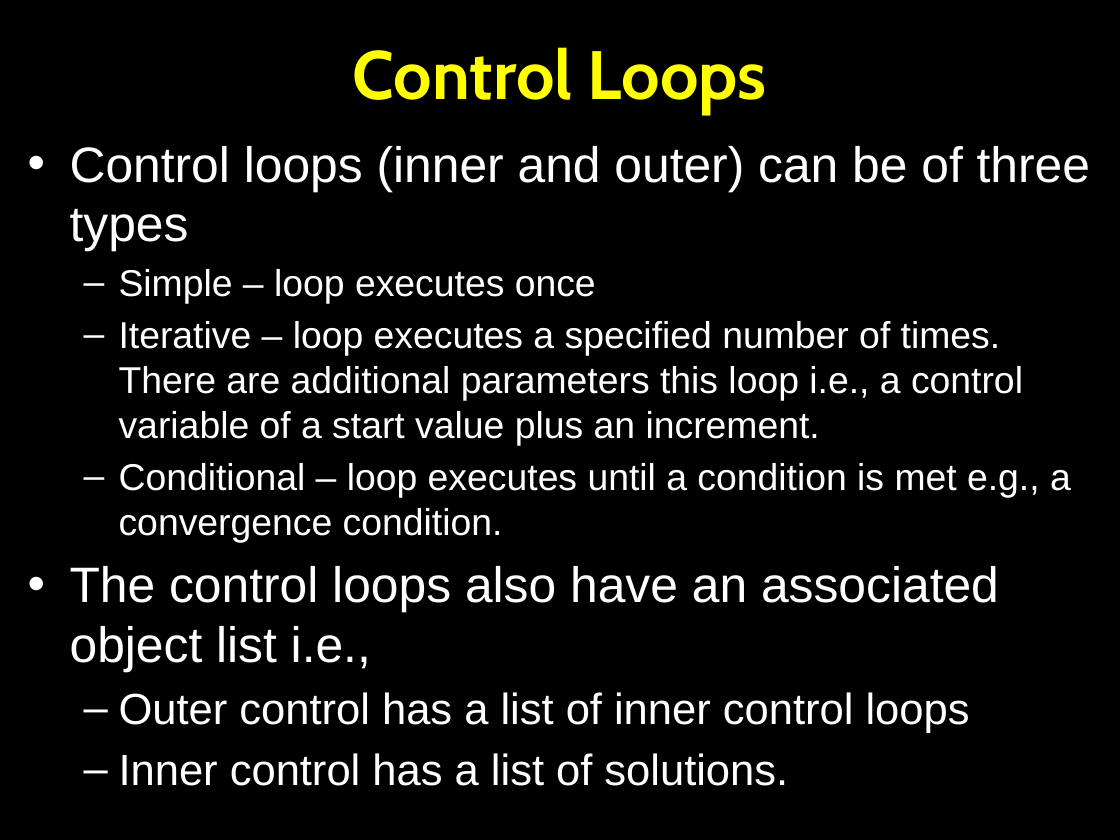
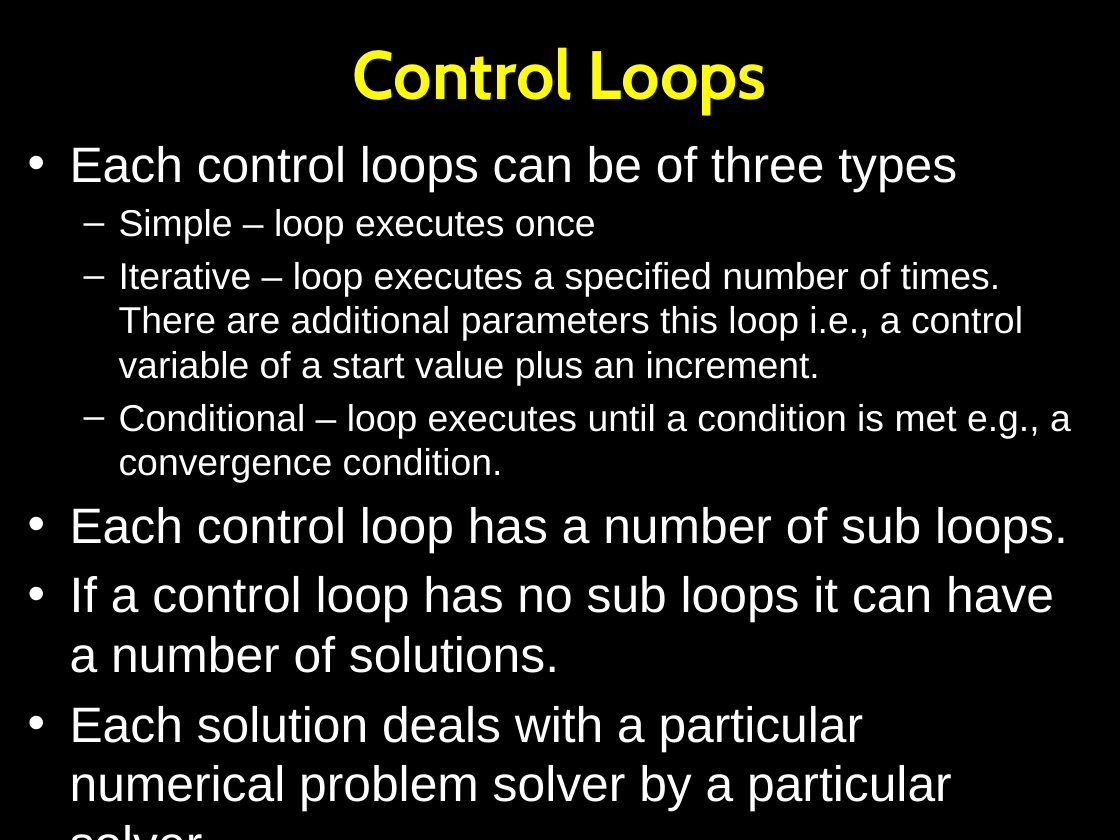
Before and after one commit to OpenCMISS/cm, a slide deck: slide 82 of doc/openCMISS.pptx (slide 73 before the commit). Drawn at 1120x840 pixels with LibreOffice and Linux fonts; fonts in the diff are those of the drawing. Boxes give left, top, right and bottom in pixels: in the first picture for what was removed or moved away, otherwise in the second. Text is boxed around its words. In the diff, an @@ line names an element or a change of style, - is before the commit and + after.

Commit message:
A number of changes. Commit for backup purposes.

```diff
--- a/doc/openCMISS.pptx
+++ b/doc/openCMISS.pptx
@@ text at (x1=70, y1=146, x2=957, y2=192): text changed @@
-• Control loops (inner and outer) can be of three types
+• Each control loops can be of three types
@@ text at (x1=70, y1=507, x2=1068, y2=812): text changed; size 28 to 32 pt @@
-• The control loops also have an associated object list i.e.,
-  – Outer control has a list of inner control loops
-  – Inner control has a list of solutions.
+• Each control loop has a number of sub loops.
+• If a control loop has no sub loops it can have a number of solutions.
+• Each solution deals with a particular numerical problem solver by a particular solver.
```
Also in this commit, not shown: 19 other slides changed, 12 slides added, 2 slides removed.
